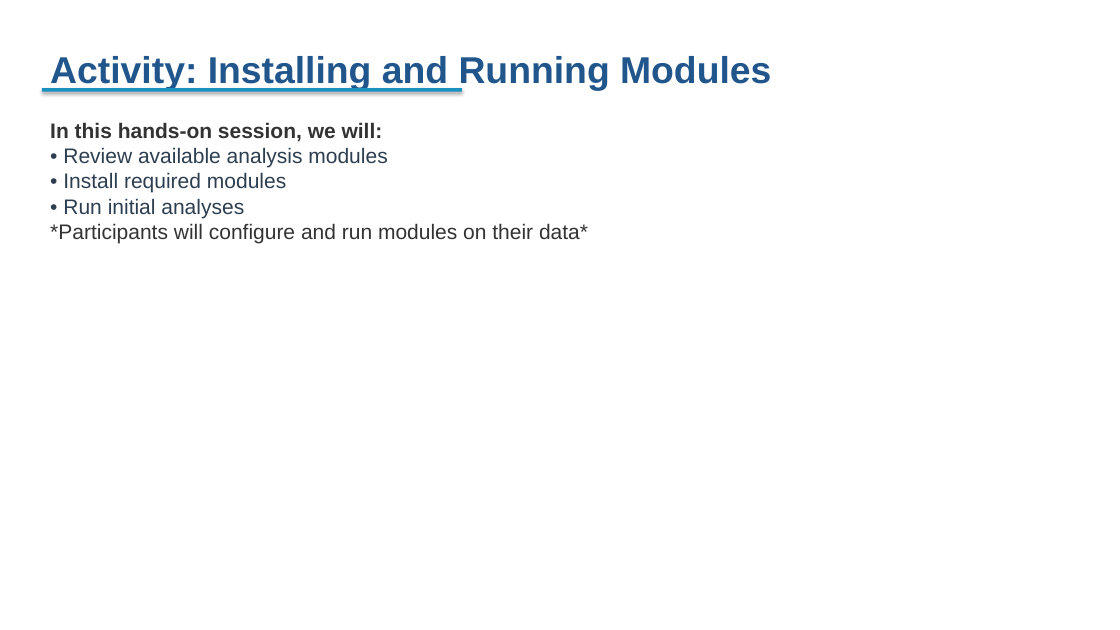
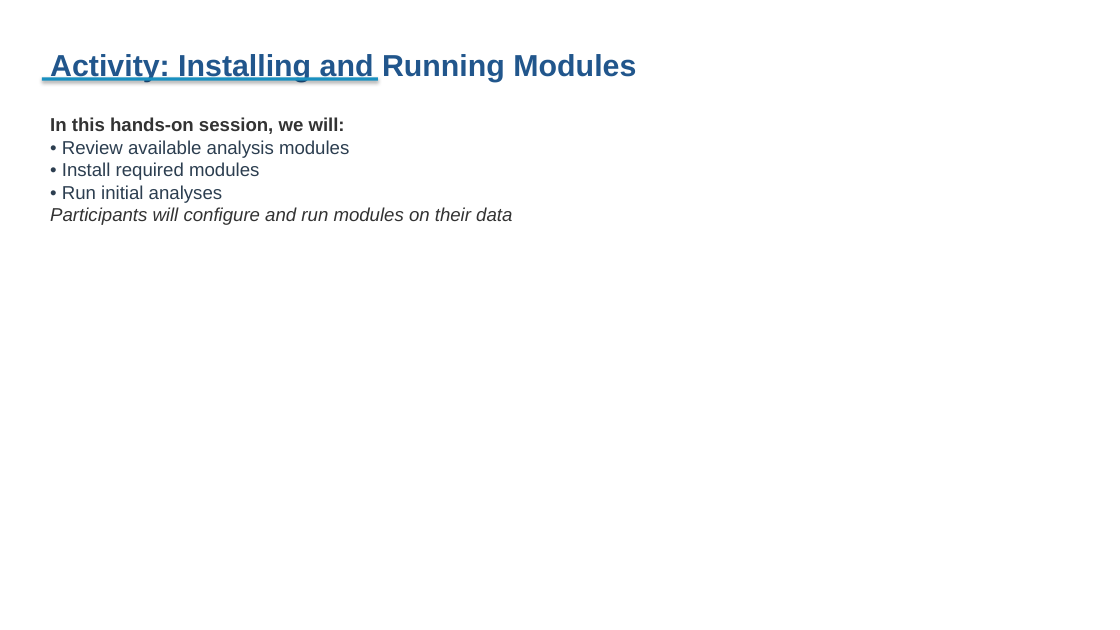
Before and after one commit to angelicalohdz/fastr-resource-hub, a slide deck: slide 30 of outputs/2026-zambia_deck.pptx (slide 21 before the commit). Drawn at 1120x630 pixels with LibreOffice and Linux fonts; fonts in the diff are those of the drawing. Boxes give left, top, right and bottom in pixels: in the first picture for what was removed or moved away, otherwise in the second. Text is boxed around its words. In the diff, an @@ line names an element or a change of style, - is before the commit and + after.

```diff
--- a/outputs/2026-zambia_deck.pptx
+++ b/outputs/2026-zambia_deck.pptx
@@ text "Activity: Installing and Running Modules" at [50, 52, 636, 82]: size 32 to 26 pt @@
@@ rectangle: place and size @@
-rectangle at [42, 88, 462, 92]
+rectangle at [42, 77, 378, 81]
@@ text at [50, 117, 349, 203]: size 18 to 16 pt in "In this hands-on session, we will:", "• Review available analysis modules", "• Install required modules", "• Run initial analyses" @@
@@ text at [50, 207, 512, 225]: text changed; size 18 to 16 pt; italic on @@
-*Participants will configure and run modules on their data*
+Participants will configure and run modules on their data
```
Also in this commit, not shown: 69 other slides changed, 40 slides added, 8 slides removed, 34 other files.
